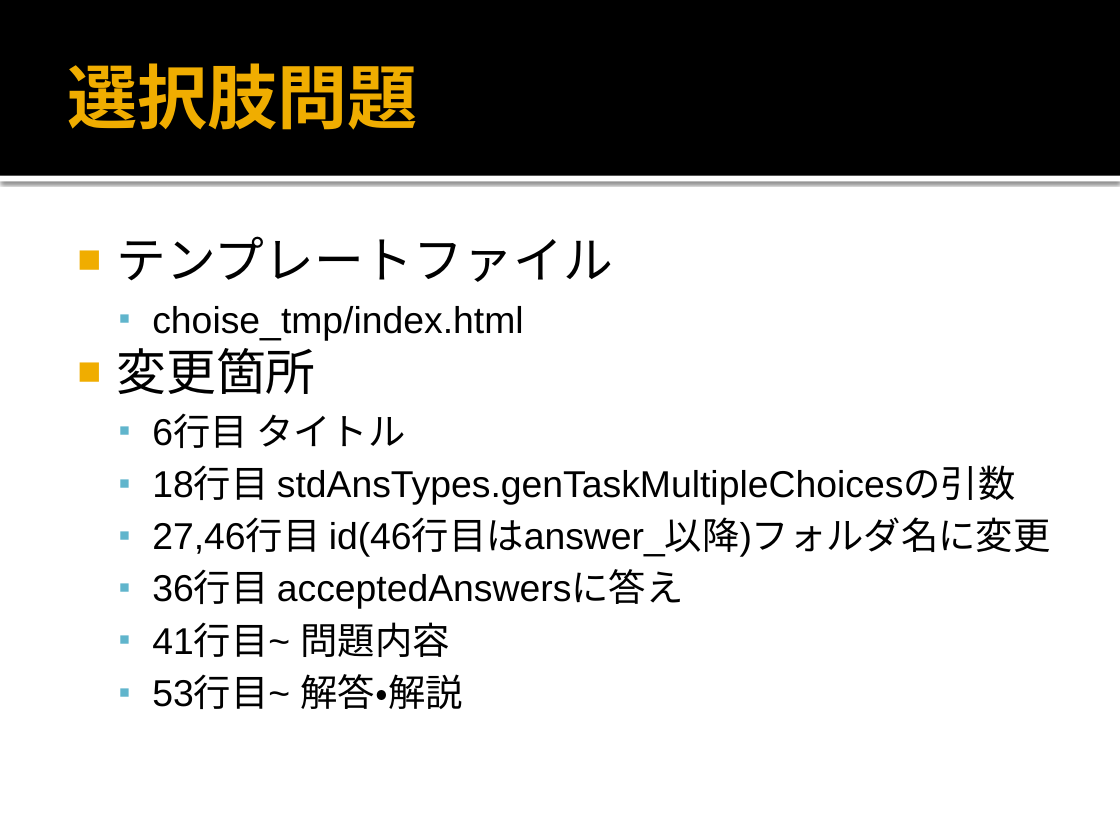
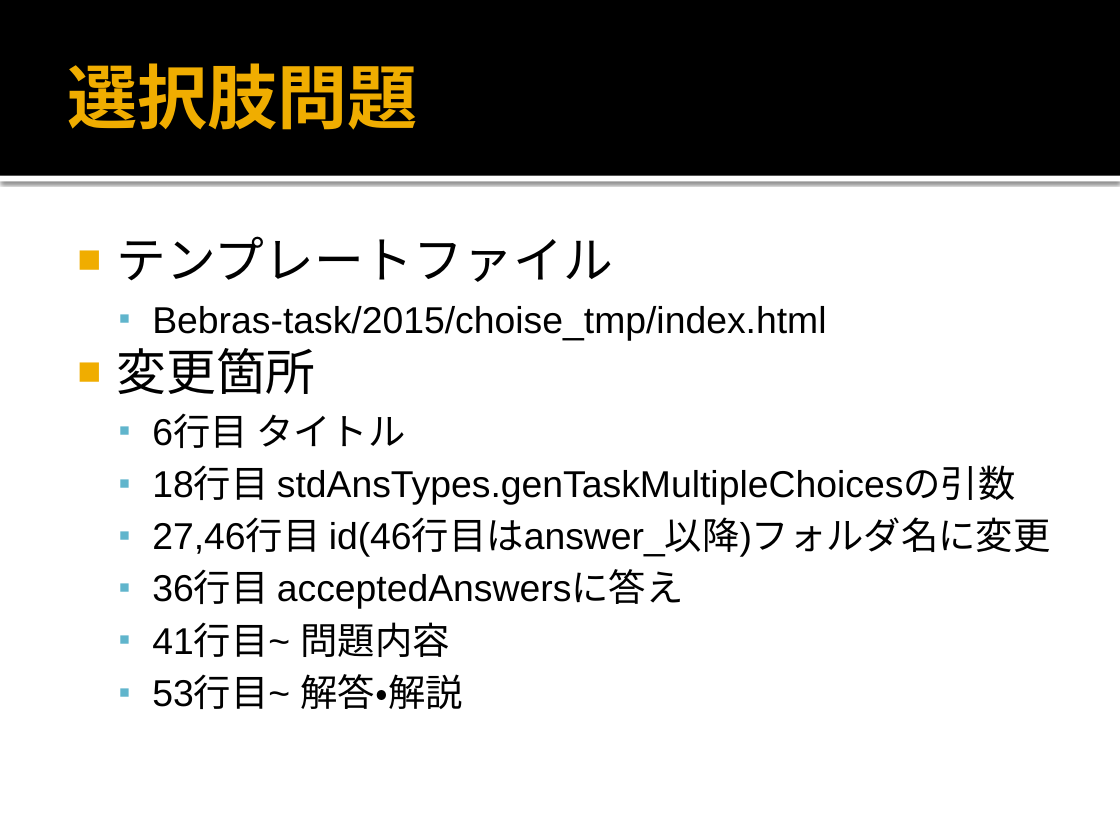
Before and after one commit to BebrasTeam/Bebras-Share, a slide deck: slide 3 of Document/task_document.pptx. Drawn at 1120x840 pixels with LibreOffice and Linux fonts; fonts in the diff are those of the drawing. Boxes give left, top, right and bottom in pixels: in the first picture for what was removed or moved away, otherwise in the second. Text is boxed around its words. In the diff, an @@ line names an element or a change of style, - is before the commit and + after.

```diff
--- a/Document/task_document.pptx
+++ b/Document/task_document.pptx
@@ text at bbox=[152, 306, 826, 340]: text changed @@
-  ▪ choise_tmp/index.html
+  ▪ Bebras-task/2015/choise_tmp/index.html
```
Also in this commit, not shown: 3 other slides changed, 1 slide added, 2 other files.
